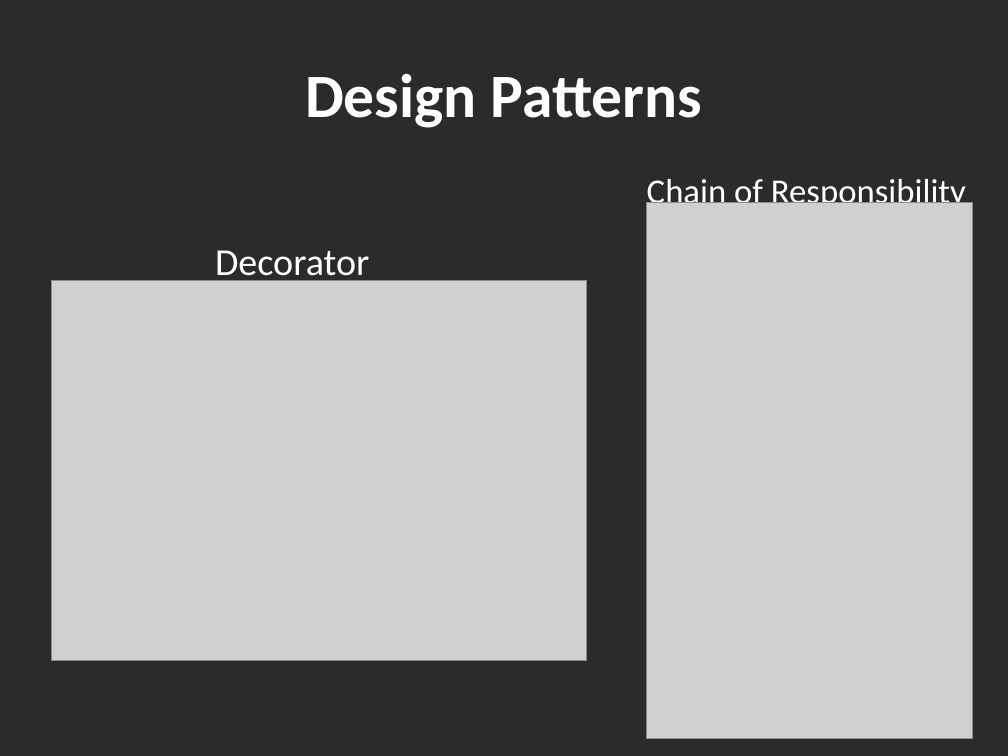
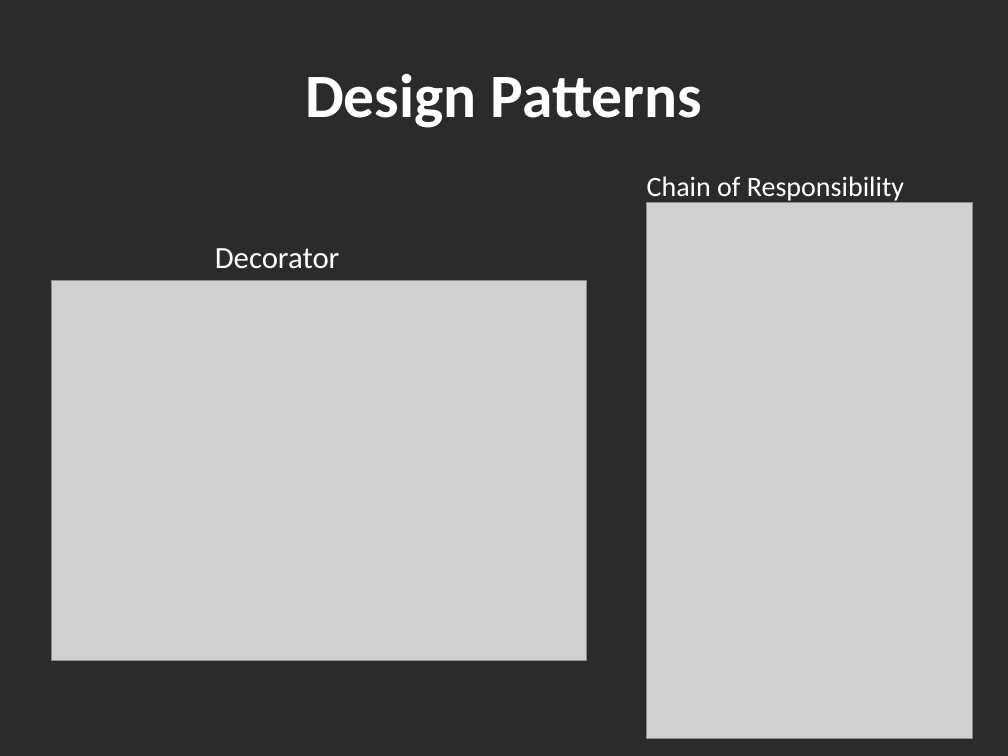
Before and after one commit to mosauter/Battleship, a slide deck: slide 14 of Presentation.pptx (slide 11 before the commit). Drawn at 1008x756 pixels with LibreOffice and Linux fonts; fonts in the diff are those of the drawing; grey boxes stand for pictures; background and template pictures are left out; a plain dark background stands for a picture behind light text. Boxes give left, top, right and bottom in pixels: in the first picture for what was removed or moved away, otherwise in the second. Text is boxed around its words. In the diff, an @@ line names an element or a change of style, - is before the commit and + after.

```diff
--- a/Presentation.pptx
+++ b/Presentation.pptx
@@ text "Chain of Responsibility" at box(647, 176, 904, 203): size 24.8 to 20 pt; less space between paragraphs @@
@@ text "Decorator" at box(215, 248, 340, 269): size 27.2 to 22 pt; less space between paragraphs @@
```
Also in this commit, not shown: 6 other slides changed, 8 slides added, 5 slides removed.
